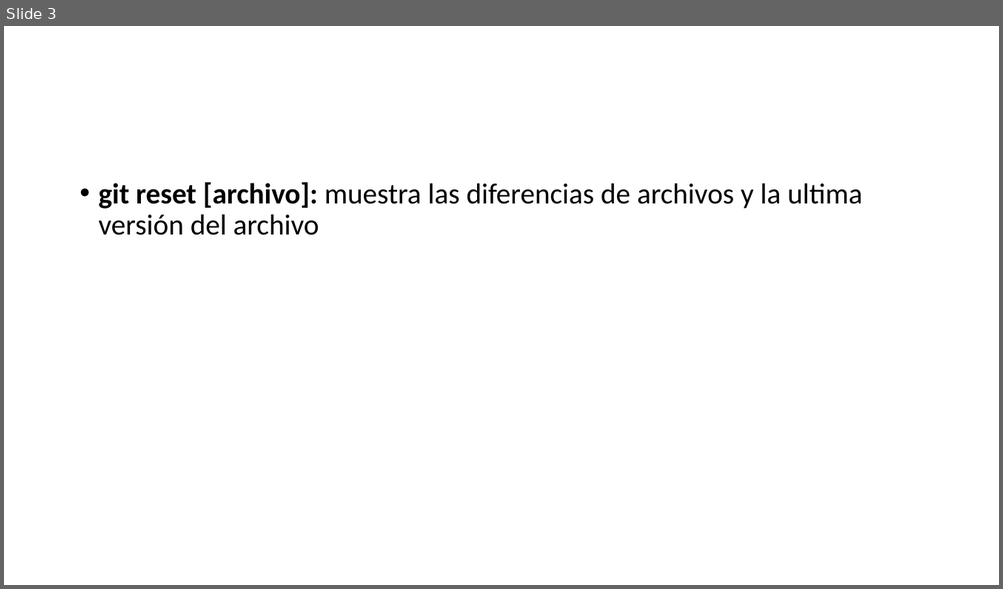
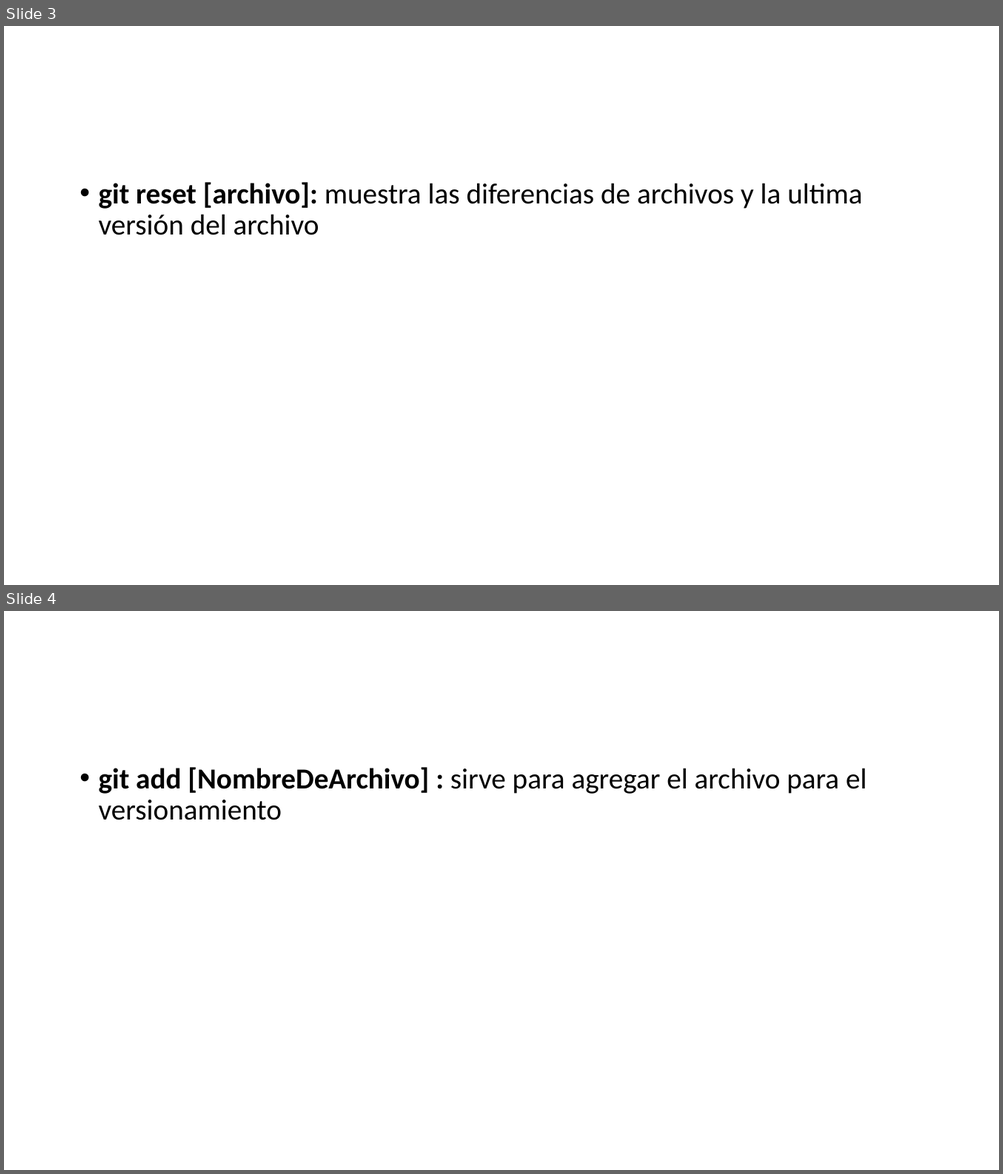
Before and after one commit to Renhg/versiones, a slide deck: v1.pptx. Shown one above the other, each under a label of ours: slide 3 before the commit, slides 3 and 4 after it. The pictures are 1003x589 and 1003x1174 pixels, drawn with LibreOffice and Linux fonts; fonts in the diff are those of the drawing. Boxes give left, top, right and bottom in pixels: in the first picture for what was removed or moved away, otherwise in the second. Text is boxed around its words. In the diff, an @@ line names an element or a change of style, - is before the commit and + after.

Commit message:
version4.1

```diff
--- a/v1.pptx
+++ b/v1.pptx
@@ slide 4 added at [4, 611, 999, 1170], background #FFFFFF @@
@@ text added at [99, 767, 866, 820], 28 pt, text #000000 @@
+• git add [NombreDeArchivo] : sirve para agregar el archivo para el versionamiento
```
